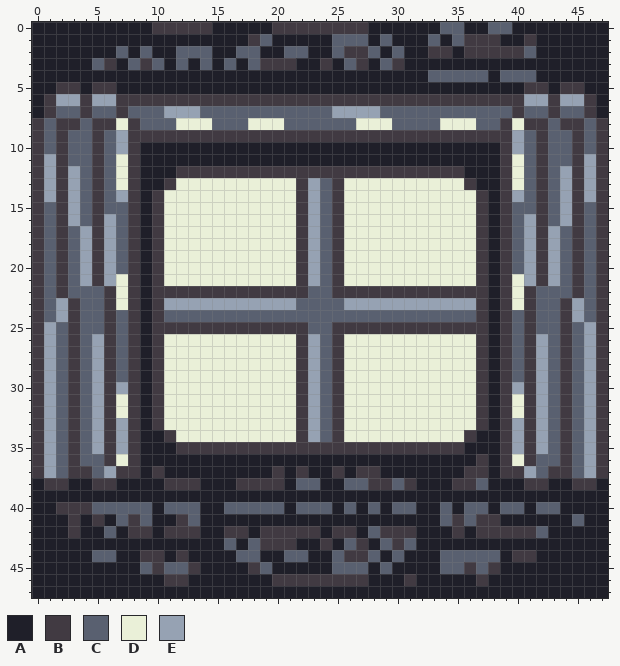
Pixel-art file -- ressources/textures/opened_window.ase. The picture above is the old version.
48x48 pixels, 1 frame.
Palette (. is transparent): A #1f1f29  B #413a42  C #596070  D #eaf0d8  E #96a2b3
Pixels before, first column x 0:
 0 AAAAAAAAAABBBBBAAAAABBBBBBBBAAAAAACCAACCAAAAAAAA
 1 AAAAAAAAAAAAAAAAAABCAAAAACCCACAAACACBBBAABAAAAAA
 2 AAAAAAACACAACCCAACCAACCAACBBCACAABBABBBBBCAAAAAA
 3 AAAAACBACBCACACACACBBBAABACBACBAAAAAAAAAAAAAAAAA
 4 AAAAAAAAAAAAAAAAAAAAAAAAAAAAAAAAACCCCCACCCAAAAAA
 5 AABBABBAAAAAAAAAAAAAAAAAAAAAAAAAAAAAAAAAABBABBAA
 6 ABEEBEEBBBBBBBBBBBBBBBBBBBBBBBBBBBBBBBBBBEEBEEBA
 7 ABCCBCCBCCCEEECCCCCCCCCCCEEEECCCCCCCCCCCBCCBCCBA
 8 BCBBCBBDBCCCDDDCCCDDDCCCCCCDDDCCCCDDDCCBDBBCBBCB
 9 BCBCCBCEBBBBBBBBBBBBBBBBBBBBBBBBBBBBBBBBECBCCBCB
10 BCBCCBCEBAAAAAAAAAAAAAAAAAAAAAAAAAAAAAABECBCCBCB
11 BEBCCBCDBAAAAAAAAAAAAAAAAAAAAAAAAAAAAAABDCBCCBEB
12 BEBECBCDBAAABBBBBBBBBBBBBBBBBBBBBBBBAAABDCBCEBEB
13 BEBECBCDBAABDDDDDDDDDDBECBDDDDDDDDDDBAABDCBCEBEB
14 BEBECBCEBABDDDDDDDDDDDBECBDDDDDDDDDDDBABECBCEBEB
15 BCBECBCCBABDDDDDDDDDDDBECBDDDDDDDDDDDBABCCBCEBCB
16 BCBECBECBABDDDDDDDDDDDBECBDDDDDDDDDDDBABCEBCEBCB
17 BCBCEBECBABDDDDDDDDDDDBECBDDDDDDDDDDDBABCEBECBCB
18 BCBCEBECBABDDDDDDDDDDDBECBDDDDDDDDDDDBABCEBECBCB
19 BCBCEBECBABDDDDDDDDDDDBECBDDDDDDDDDDDBABCEBECBCB
20 BCBCEBECBABDDDDDDDDDDDBECBDDDDDDDDDDDBABCEBECBCB
21 BCBCEBEDBABDDDDDDDDDDDBECBDDDDDDDDDDDBABDEBECBCB
22 BCBCCCBDBABBBBBBBBBBBBBCCBBBBBBBBBBBBBABDBCCCBCB
23 BCEBCCBDBABEEEEEEEEEEECCCCEEEEEEEEEEEBABDBCCBECB
24 BCEBCCBCBABCCCCCCCCCCCCCCCCCCCCCCCCCCBABCBCCBECB
25 BECBCCBCBABBBBBBBBBBBBBCCBBBBBBBBBBBBBABCBCCBCEB
26 BECBCEBCBABDDDDDDDDDDDBECBDDDDDDDDDDDBABCBECBCEB
27 BECBCEBCBABDDDDDDDDDDDBECBDDDDDDDDDDDBABCBECBCEB
28 BECBCEBCBABDDDDDDDDDDDBECBDDDDDDDDDDDBABCBECBCEB
29 BECBCEBCBABDDDDDDDDDDDBECBDDDDDDDDDDDBABCBECBCEB
30 BECBCEBEBABDDDDDDDDDDDBECBDDDDDDDDDDDBABEBECBCEB
31 BECBCEBDBABDDDDDDDDDDDBECBDDDDDDDDDDDBABDBECBCEB
32 BECBCEBDBABDDDDDDDDDDDBECBDDDDDDDDDDDBABDBECBCEB
33 BECBCEBEBABDDDDDDDDDDDBECBDDDDDDDDDDDBABEBECBCEB
34 BECBCEBEBAABDDDDDDDDDDBECBDDDDDDDDDDBAABEBECBCEB
35 BECBCEBEBAAABBBBBBBBBBBBBBBBBBBBBBBBAAABEBECBCEB
36 BECBCCBDBAAAAAAAAAAAAAAAAAAAAAAAAAAAABABDBCCBCEB
37 BECBBCEBBABAAAAAAAAABABAABABBAAAAAAABBABBECBBCEB
38 ABBAABBAAAABBBAAABBBBACCAACCBBCBAAABBCAAABBAABBA
39 AAAAAAAAAAAAAAAAAAAAAAAAAAAAAAAAAAAAAAAAAAAAAAAA
40 AABBBCCCCCACCCAACCCCCACCCACACACCAACACCACCACCAAAA
41 AAABABACBCAABCAAAAAAAAAAAAAAAAAAAACBCBBAAAAAACAA
42 AAABAACABBABBBAABBABBBBBABBACBBBAAABABBBBBCAAAAA
43 AAAAAAAAAAAAAAAACACBBBAABACBACBCAAAAAAAAAAAAAAAA
44 AAAAACCAABBABAAAACCAACCAACBBCACAAACCCCCABBAAAAAA
45 AAAAAAAAACBCCBAAAABCAAAAACCCACAAAACCBCBAAAAAAAAA
46 AAAAAAAAAAABBAAAAAAABBBBBBBBAAABAAAAABAAAAAAAAAA
47 AAAAAAAAAAAAAAAAAAAAAAAAAAAAAAAAAAAAAAAAAAAAAAAA
The same view after the edit:
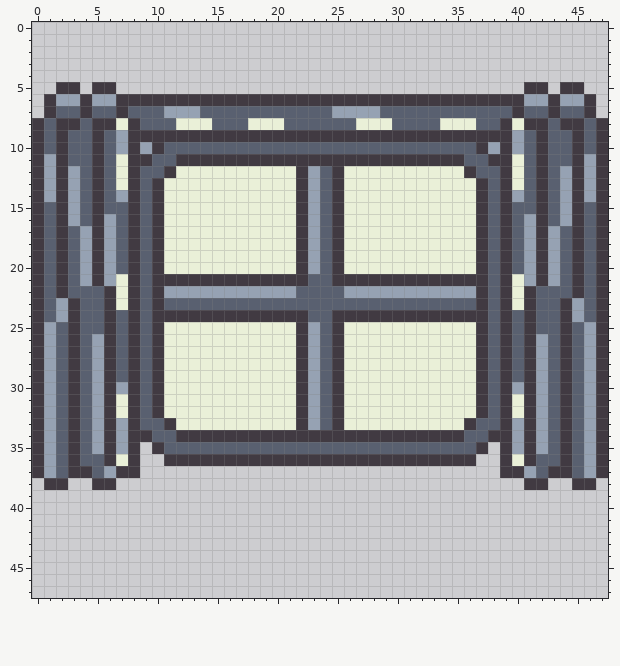
Commit message: Windows sprites updated to match with the darkened background
Difference:
Changed rows in their new state; - is an unchanged pixel.
first column x 0:
 0 ................................................
 1 ................................................
 2 ................................................
 3 ................................................
 4 ................................................
 5 ..--.--..................................--.--..
 6 .----------------------------------------------.
 7 .----------------------------------------------.
10 ---------EBCCCCCCCCCCCCCCCCCCCCCCCCCCBE---------
11 ---------BCCBBBBBBBBBBBBBBBBBBBBBBBBCCB---------
12 ---------CCBDDDDDDDDDD-EC-DDDDDDDDDDBCC---------
13 ---------CBD------------------------DBC---------
14 ---------C----------------------------C---------
15 ---------C----------------------------C---------
16 ---------C----------------------------C---------
17 ---------C----------------------------C---------
18 ---------C----------------------------C---------
19 ---------C----------------------------C---------
20 ---------C----------------------------C---------
21 ---------C-BBBBBBBBBBB-C--BBBBBBBBBBB-C---------
22 ---------C-EEEEEEEEEEEC--CEEEEEEEEEEE-C---------
23 ---------C-CCCCCCCCCCC----CCCCCCCCCCC-C---------
24 ---------C-BBBBBBBBBBBB--BBBBBBBBBBBB-C---------
25 ---------C-DDDDDDDDDDD-E--DDDDDDDDDDD-C---------
26 ---------C----------------------------C---------
27 ---------C----------------------------C---------
28 ---------C----------------------------C---------
29 ---------C----------------------------C---------
30 ---------C----------------------------C---------
31 ---------C----------------------------C---------
32 ---------C----------------------------C---------
33 ---------CCB------------------------BCC---------
34 ---------BCCBBBBBBBBBB-BB-BBBBBBBBBBCCB---------
35 ---------.BCCCCCCCCCCCCCCCCCCCCCCCCCCB.---------
36 ---------..BBBBBBBBBBBBBBBBBBBBBBBBBB..---------
37 ---------..............................---------
38 .--..--..................................--..--.
39 ................................................
40 ................................................
41 ................................................
42 ................................................
43 ................................................
44 ................................................
45 ................................................
46 ................................................
47 ................................................
